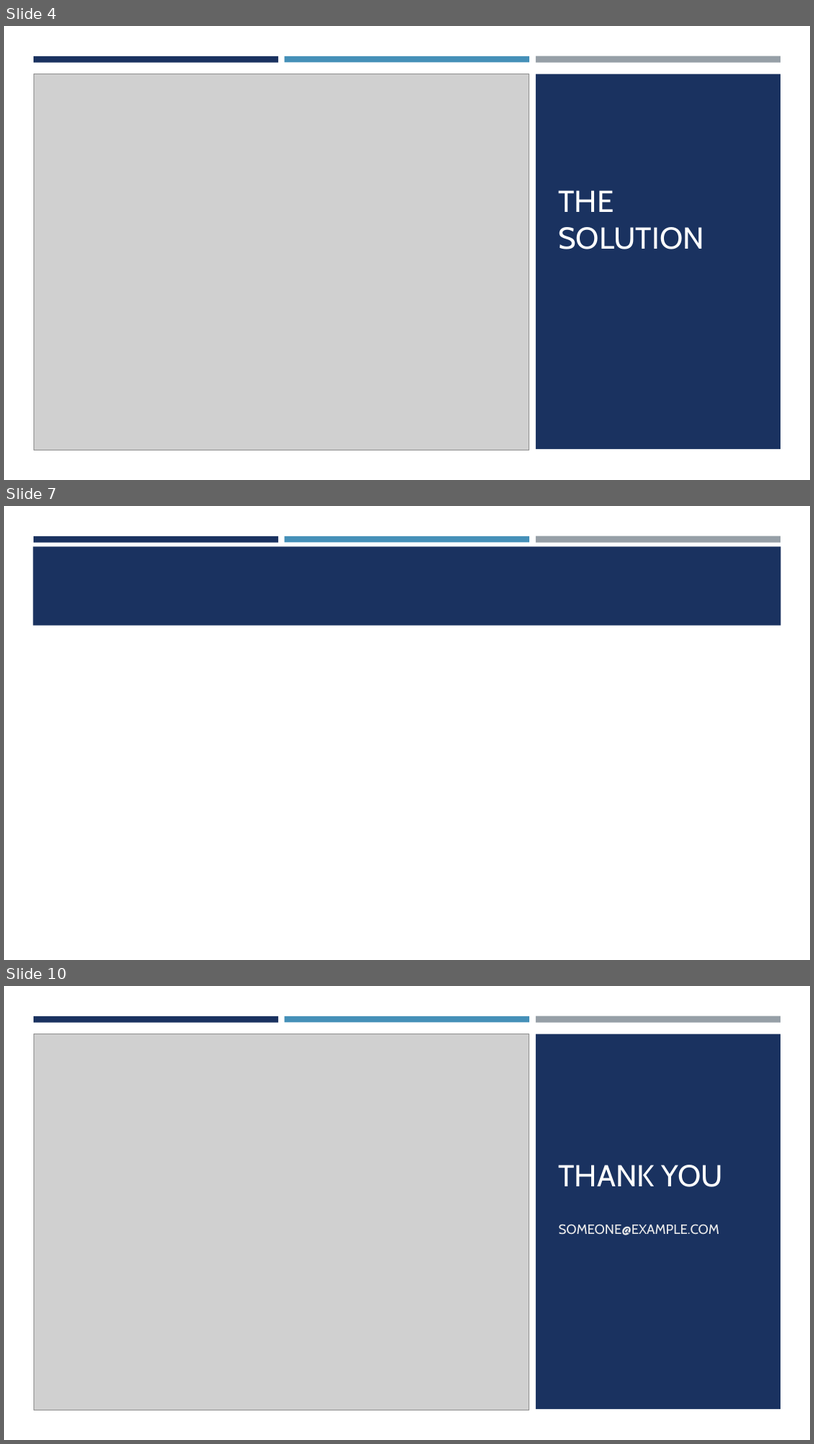
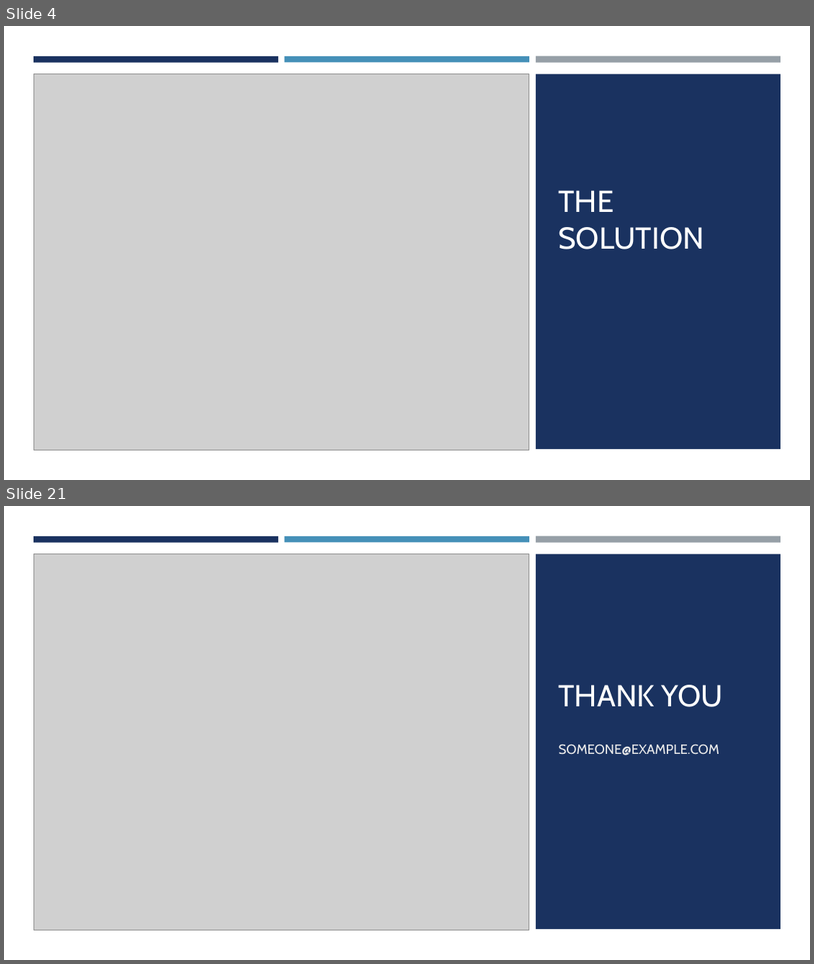
Before and after one commit to elte-dsd/assignments-jawdat23, a slide deck: data stream mining projct/Presentation.pptx. Shown one above the other, each under a label of ours: slides 4, 7 and 10 before the commit, slides 4 and 21 after it; the slides between them are not shown. The pictures are 814x1444 and 814x964 pixels, drawn with LibreOffice and Linux fonts; fonts in the diff are those of the drawing; grey boxes stand for pictures. Boxes give left, top, right and bottom in pixels: in the first picture for what was removed or moved away, otherwise in the second. Text is boxed around its words. In the diff, an @@ line names an element or a change of style, - is before the commit and + after.

```diff
--- a/data stream mining projct/Presentation.pptx
+++ b/data stream mining projct/Presentation.pptx
@@ slide 7 removed at bbox=[4, 506, 810, 960], background #FFFFFF @@
@@ rectangle removed at bbox=[33, 546, 782, 626] @@
@@ rectangle removed at bbox=[34, 536, 278, 542] @@
@@ rectangle removed at bbox=[285, 536, 530, 542] @@
@@ rectangle removed at bbox=[536, 536, 781, 543] @@
@@ what was slide 10 is now slide 21 @@
```
Also in this commit, not shown: 2 slides changed, 14 slides added, 2 other slides removed, 1 other file.
